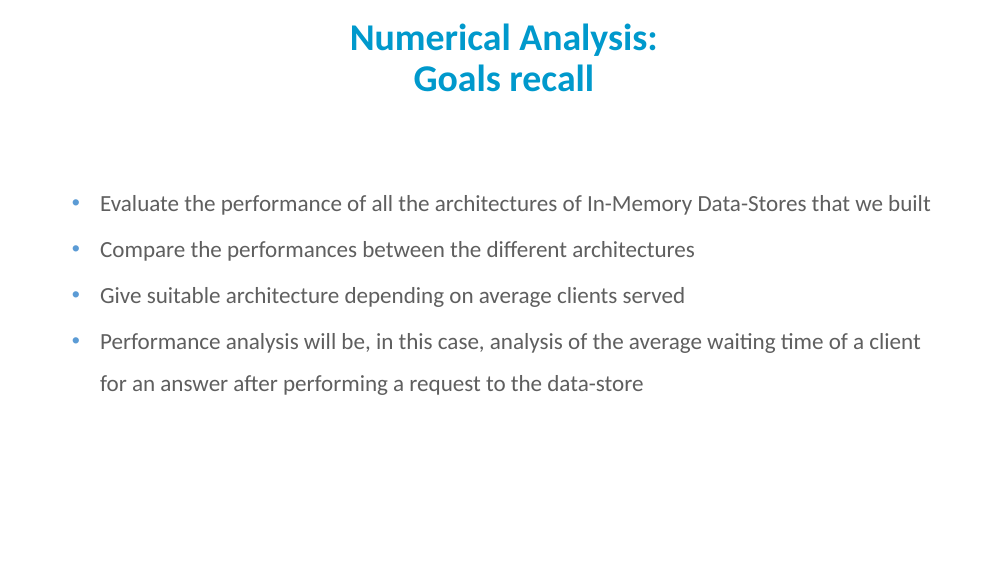
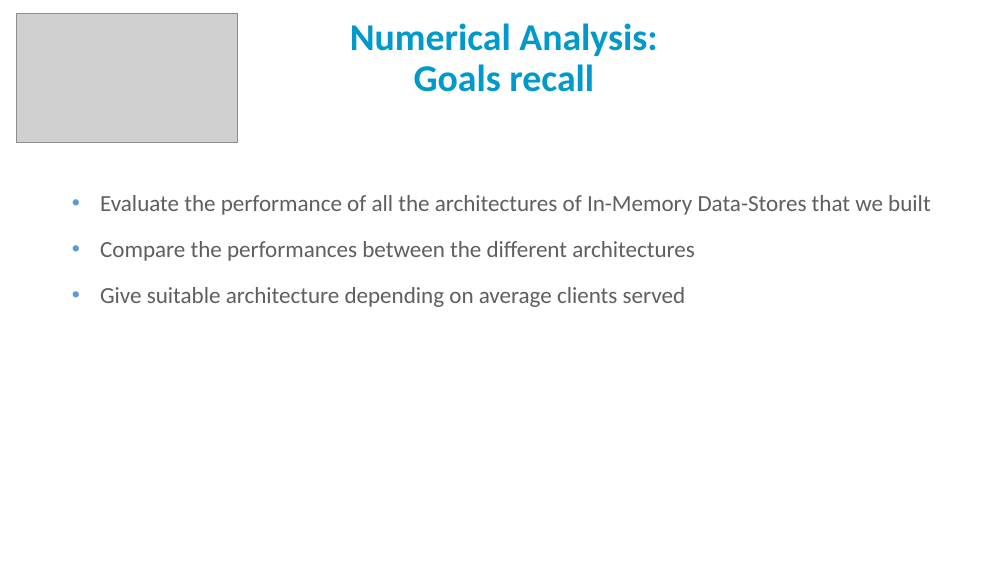
Before and after one commit to PatrickAndrade/top2developers, a slide deck: slide 11 of Perf Eval - Final presentation.pptx. Drawn at 1008x567 pixels with LibreOffice and Linux fonts; fonts in the diff are those of the drawing; grey boxes stand for pictures; background and template pictures are left out. Boxes give left, top, right and bottom in pixels: in the first picture for what was removed or moved away, otherwise in the second. Text is boxed around its words. In the diff, an @@ line names an element or a change of style, - is before the commit and + after.

```diff
--- a/Perf Eval - Final presentation.pptx
+++ b/Perf Eval - Final presentation.pptx
@@ picture added at (x1=17, y1=14, x2=237, y2=143) @@
@@ text at (x1=100, y1=333, x2=920, y2=395): paragraph removed @@
-• Performance analysis will be, in this case, analysis of the average waiting time of a client for an answer after performing a request to the data-store
```
Also in this commit, not shown: 3 other slides changed.
